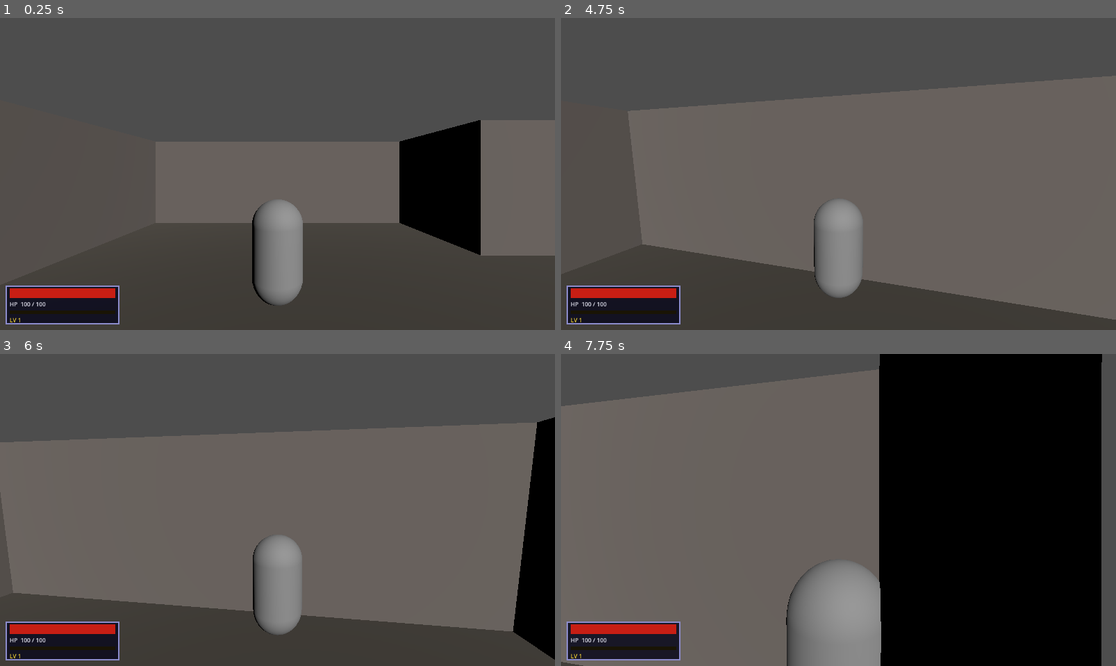
Above: before the commit, frames 1-4 (two rows, left to right).
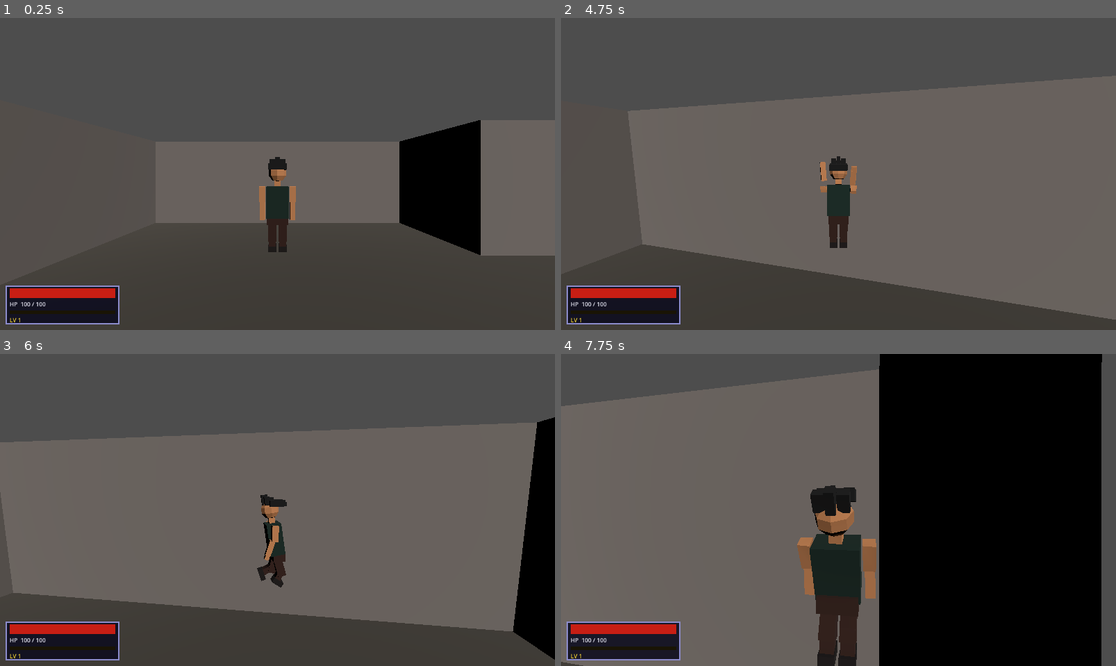
Above: after the commit, the same moments.

Repository: zttimmerman/project-whiskeyjack
Game: Godot game, scene res://scenes/world/Level1.tscn
The game is run twice, just before and just after one commit, with the same random seed, the same clock (stepped at 60 frames per second) and the same inputs.
Inputs (mouse positions are in pixels of both pictures, inside the frame that each line leads up to):
- Up to frame 1 (0.25 s): no input
- Up to frame 2 (4.75 s): tap Enter at 0.5 s; move the mouse to (866, 174) at 0.52 s; hold K (attack_heavy) 0.53-1.28 s; hold W (move_forward) from 0.53 s (still down); tap J (attack_light) at 0.8, 1.35, 3.05 s; move the mouse to (810, 174) at 1.27 s; tap Space (dodge) at 1.55, 3.8 s; move the mouse to (849, 167) at 2.02 s; hold Space (dodge) 2.03-2.78 s; tap K (attack_heavy) at 2.3, 2.85, 4.55 s; move the mouse to (832, 180) at 2.77 s; move the mouse to (877, 177) at 3.52 s; hold J (attack_light) 3.53-4.28 s; move the mouse to (794, 170) at 4.27 s; tap Down (camera_down) at 4.35 s
- Up to frame 3 (6 s): move the mouse to (283, 510) at 5.02 s; hold J (attack_light) 5.03-5.78 s; tap Left (camera_left) at 5.1 s; move the mouse to (255, 503) at 5.77 s; release W (move_forward) at 5.78 s; hold D (move_right) from 5.78 s (still down); tap Right (camera_right) at 5.85 s
- Up to frame 4 (7.75 s): tap Space (dodge) at 6.05, 7.35 s; move the mouse to (866, 510) at 6.52 s; release D (move_right) at 6.53 s; hold K (attack_heavy) 6.53-7.28 s; hold W (move_forward) from 6.53 s (still down); tap Up (camera_up) at 6.6 s; move the mouse to (810, 510) at 7.27 s; tap J (attack_light) at 7.55 s

The runs differ from the first frame. In frame 1, 3.1% of the frame differs, in the area x 45-55%, y 44-93%; in frame 2, 2.7%; in frame 3, 2.5%; in frame 4, 6.8%, in the area x 40-58%, y 42-100%.

Commit message:
Add low-poly player character model with skeleton and animations
- Blender script (scripts/blender/make_player_model.py) generates a ~210-vert
  PS1-style humanoid with vertex colors (teal tunic, brown pants, dark boots)
- Armature with full bone chain: Root>Hips>Spine>Chest>Neck>Head, arms, legs
- 6 animations: idle, run, attack_light, attack_heavy, dodge_roll, death
- Player.tscn: replaced CapsuleMesh with instanced .glb scene
- Player.gd: AnimationPlayer integration — idle/run locomotion blend,
  one-shot anims for attacks/dodge/death with animation_finished callback

Co-Authored-By: Claude Opus 4.6 <noreply@anthropic.com>

Diff:
--- a/scenes/player/Player.gd
+++ b/scenes/player/Player.gd
@@ -24,6 +24,7 @@
 @onready var hitbox: HitboxComponent = $HitboxComponent
 @onready var _sfx_swing: AudioStreamPlayer3D = $SFXSwing
 @onready var _sfx_footstep: AudioStreamPlayer3D = $SFXFootstep
+@onready var _anim_player: AnimationPlayer = $PlayerModel/AnimationPlayer
 
 var _is_dodging: bool = false
 var _dodge_timer: float = 0.0
@@ -47,6 +48,8 @@
 
 const FOOTSTEP_INTERVAL: float = 0.4
 var _footstep_timer: float = 0.0
+
+var _playing_oneshot: bool = false  # True while a non-looping anim plays
 
 
 func _ready() -> void:
@@ -58,6 +61,9 @@
 		stats.died.connect(die)
 	if is_instance_valid(hitbox):
 		hitbox.hit.connect(_on_hitbox_hit)
+	if _anim_player:
+		_anim_player.animation_finished.connect(_on_animation_finished)
+		_play_anim("idle")
 	_populate_starting_items()
 
 
@@ -113,6 +119,7 @@
 	_tick_attack(delta)
 	_update_camera(delta)
 	move_and_slide()
+	_update_locomotion_anim()
 	_tick_footsteps(delta)
 
 
@@ -180,6 +187,7 @@
 
 	_is_dodging = true
 	_dodge_timer = dodge_duration
+	_play_anim("dodge_roll", true)
 
 	if is_instance_valid(hurtbox):
 		hurtbox.invincible = true
@@ -341,6 +349,7 @@
 	hitbox.knockback_force = 4.0
 	hitbox.is_heavy = false
 	hitbox.activate()
+	_play_anim("attack_light", true)
 	if _sfx_swing.stream:
 		_sfx_swing.play()
 	_attack_timer = attack_active_time
@@ -359,6 +368,7 @@
 	hitbox.knockback_force = 10.0
 	hitbox.is_heavy = true
 	hitbox.activate()
+	_play_anim("attack_heavy", true)
 	if _sfx_swing.stream:
 		_sfx_swing.play()
 	_attack_timer = heavy_active_time
@@ -376,6 +386,34 @@
 			_sfx_footstep.play()
 
 
+# ── Animation ────────────────────────────────────────────────────────────────
+
+func _play_anim(anim_name: String, oneshot: bool = false) -> void:
+	if not _anim_player:
+		return
+	if _anim_player.has_animation(anim_name):
+		_playing_oneshot = oneshot
+		_anim_player.play(anim_name)
+
+
+func _on_animation_finished(_anim_name: StringName) -> void:
+	if _playing_oneshot:
+		_playing_oneshot = false
+		_update_locomotion_anim()
+
+
+func _update_locomotion_anim() -> void:
+	if _playing_oneshot or not _anim_player:
+		return
+	var lateral := Vector2(velocity.x, velocity.z).length()
+	if lateral > 0.5:
+		if _anim_player.current_animation != "run":
+			_play_anim("run")
+	else:
+		if _anim_player.current_animation != "idle":
+			_play_anim("idle")
+
+
 # ── Death ─────────────────────────────────────────────────────────────────────
 
 func die() -> void:
@@ -385,3 +423,4 @@
 	set_physics_process(false)
 	set_process_input(false)
 	velocity = Vector3.ZERO
+	_play_anim("death", true)
--- a/scenes/player/Player.tscn
+++ b/scenes/player/Player.tscn
@@ -8,12 +8,11 @@
 [ext_resource type="AudioStream" path="res://assets/audio/sfx_swing.ogg" id="6_swing"]
 [ext_resource type="AudioStream" path="res://assets/audio/sfx_footstep.ogg" id="7_step"]
 [ext_resource type="AudioStream" path="res://assets/audio/sfx_impact.ogg" id="8_impact"]
+[ext_resource type="PackedScene" path="res://assets/meshes/player_character.glb" id="9_model"]
 
 [sub_resource type="CapsuleShape3D" id="CapsuleShape3D_gfjak"]
 radius = 0.4
 height = 1.8
-
-[sub_resource type="CapsuleMesh" id="CapsuleMesh_4kuee"]
 
 [sub_resource type="Resource" id="CharacterStats_player"]
 script = ExtResource("3_stats")
@@ -45,8 +44,7 @@
 [node name="CollisionShape3D" type="CollisionShape3D" parent="." unique_id=1706130590]
 shape = SubResource("CapsuleShape3D_gfjak")
 
-[node name="MeshInstance3D" type="MeshInstance3D" parent="." unique_id=575886353]
-mesh = SubResource("CapsuleMesh_4kuee")
+[node name="PlayerModel" parent="." instance=ExtResource("9_model")]
 
 [node name="CameraRig" type="Node3D" parent="." unique_id=1699920677]
 transform = Transform3D(1, 0, 0, 0, 1, 0, 0, 0, 1, 0, 1.5, 0)
Binary file added: assets/meshes/player_character.glb
Not shown, added: scripts/blender/make_player_model.py
